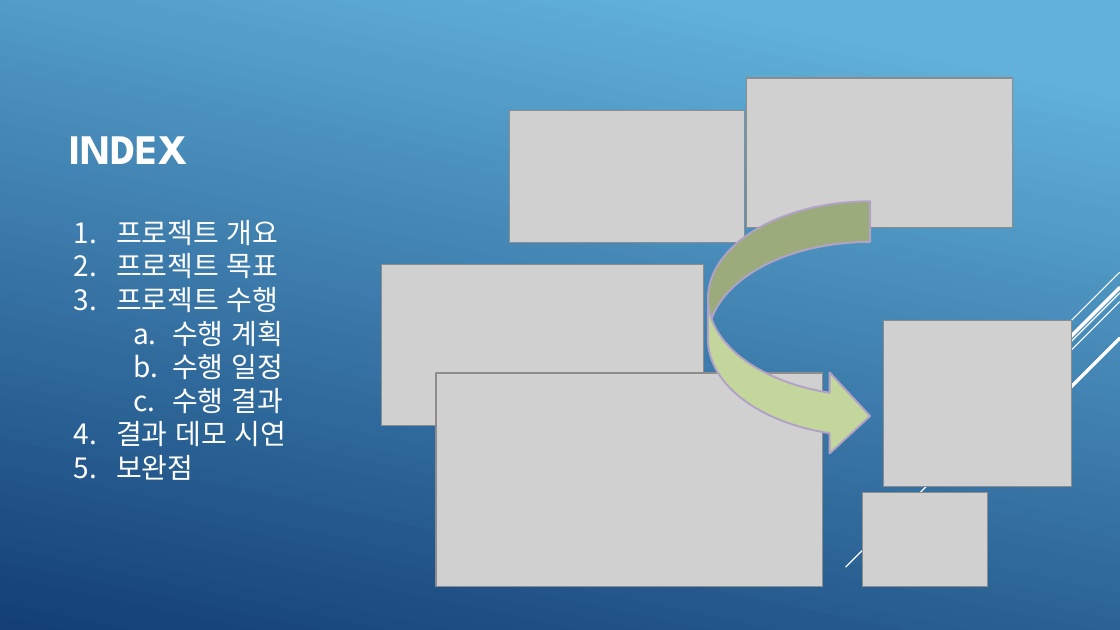
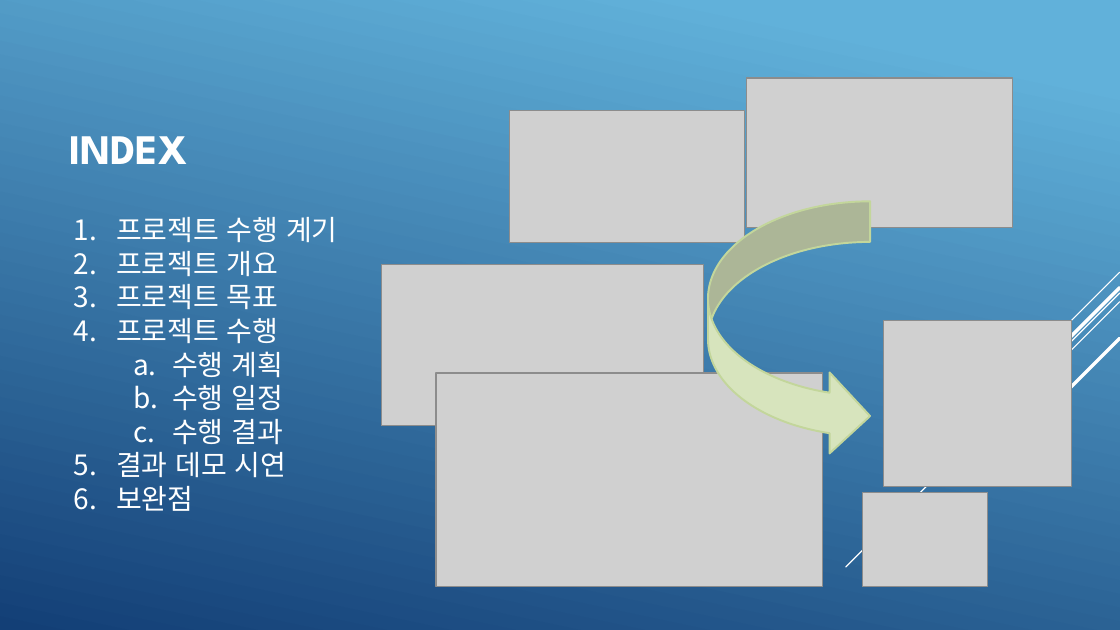
Before and after one commit to KimJeongHoon190/First_Project, a slide deck: slide 2 of 제출자료/최종 발표 프레젠테이션(김정훈).pptx. Drawn at 1120x630 pixels with LibreOffice and Linux fonts; fonts in the diff are those of the drawing; grey boxes stand for pictures. Boxes give left, top, right and bottom in pixels: in the first picture for what was removed or moved away, otherwise in the second. Text is boxed around its words. In the diff, an @@ line names an element or a change of style, - is before the commit and + after.

```diff
--- a/제출자료/최종 발표 프레젠테이션(김정훈).pptx
+++ b/제출자료/최종 발표 프레젠테이션(김정훈).pptx
@@ curved right arrow at bbox=[708, 202, 870, 457]: fill #C3D69B to #D7E4BD; outline #B3A2C7 1.25 pt to #C3D69B 1.25 pt @@
@@ text at bbox=[116, 217, 338, 242]: paragraph added @@
+1. 프로젝트 수행 계기
```
Also in this commit, not shown: 8 other slides changed, 1 slide added, 1 other file.
